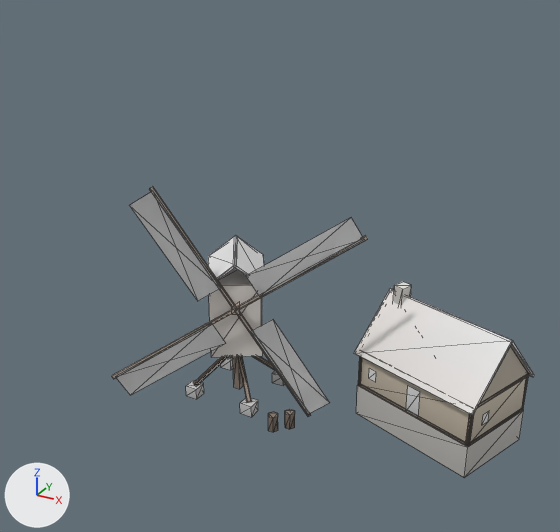
The glTF model game/assets/models/outbuildings/mill_1.glb, before and after one commit.
The view is the same before and after, from a 50 mm camera at (25.3, -39.9, 30.0) aimed at (3.7, -0.6, 10.4). The axes (+X, +Y, +Z) are drawn at lower left. The lights are the same throughout. The older version comes first. Mesh edges are drawn as thin lines. Vertices at exactly the same position are counted once.

In view in the first picture: 'mill_1'.
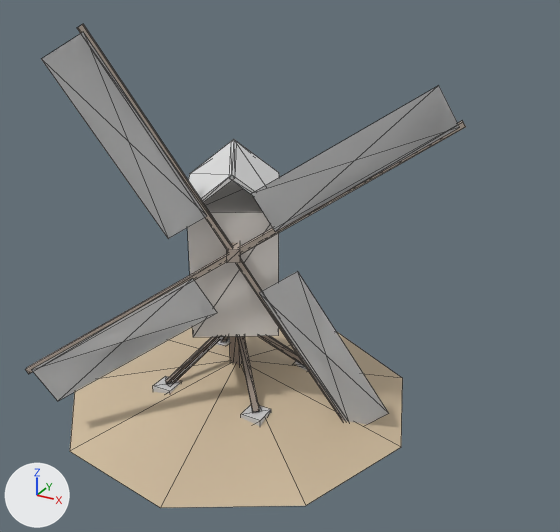
Location of each change, [x1, y1, x2, y2] in pixels of the pictures (560 x 532 px; the box of a moved part takes in the faces that stretch with it):
'mill_1', reshaped (66% taller)
    before: [112, 187, 534, 478]
    after: [26, 24, 466, 508]
part 1 of me_mill_1, moved or reshaped
    before: [209, 268, 263, 357]
    after: [188, 181, 279, 337]
part 2 of me_mill_1, moved or reshaped
    before: [208, 235, 264, 280]
    after: [188, 139, 279, 202]
part 3 of me_mill_1, moved or reshaped
    before: [186, 380, 204, 399]
    after: [153, 376, 180, 394]
part 4 of me_mill_1, moved or reshaped
    before: [220, 357, 233, 370]
    after: [215, 338, 229, 345]
part 5 of me_mill_1, moved or reshaped
    before: [240, 398, 258, 417]
    after: [241, 406, 271, 426]
part 6 of me_mill_1, moved or reshaped
    before: [272, 371, 285, 386]
    after: [294, 361, 309, 372]
part 7 of me_mill_1, moved or reshaped
    before: [193, 357, 227, 385]
    after: [165, 337, 222, 385]
part 8 of me_mill_1, moved or reshaped
    before: [238, 356, 251, 402]
    after: [237, 336, 259, 412]
part 9 of me_mill_1, moved or reshaped (mostly hidden before)
    before: [252, 356, 276, 371]
    after: [258, 336, 304, 365]
part 10 of me_mill_1, moved or reshaped
    before: [233, 356, 243, 389]
    after: [229, 336, 245, 365]
part 11 of me_mill_1, moved or reshaped
    before: [232, 302, 240, 314]
    after: [227, 243, 241, 263]
part 12 of me_mill_1, moved or reshaped
    before: [112, 235, 368, 379]
    after: [26, 121, 466, 374]
part 13 of me_mill_1, moved or reshaped
    before: [150, 187, 311, 416]
    after: [77, 24, 345, 421]
part 14 of me_mill_1, deleted
    before: [115, 191, 534, 478]
part 15 of me_mill_1, added
    after: [32, 32, 459, 508]

The change, as a list of edits to the scene's bpy script:
```text
Change me_mill_1:
    used by ob_mill_1; location = (0.0, 0.0, 0.0)
    remove me_mill_1.from_pydata(...)  # 346 vertices, 458 faces; spans x -5.6..18.8, y -6.7..9.9, z -2.0..15.8
    add me_mill_1.from_pydata(...)  # 160 vertices, 209 faces; spans x -11.5..13.7, y -12.1..12.1, z -1.1..25.3
    me_mill_1 part 1: the loose piece of 8 vertices spanning x -2.6..2.6, y -2.8..2.8, z 3.8..9.0 is scaled about the mesh origin by 1.6
    me_mill_1 part 2: the loose piece of 14 vertices spanning x -2.9..2.9, y -3.2..3.2, z 8.9..10.5 is scaled about the mesh origin by 1.6
    me_mill_1 part 3: the loose piece of 8 vertices spanning x -2.7..-1.8, y -2.7..-1.8, z -0.1..0.7 is scaled about the mesh origin by 1.6
    me_mill_1 part 4: the loose piece of 8 vertices spanning x -2.7..-1.8, y 1.8..2.7, z -0.1..0.7 is scaled about the mesh origin by 1.6
    me_mill_1 part 5: the loose piece of 8 vertices spanning x 1.8..2.7, y -2.7..-1.8, z -0.1..0.7 is scaled about the mesh origin by 1.6
    me_mill_1 part 6: the loose piece of 8 vertices spanning x 1.8..2.7, y 1.8..2.7, z -0.1..0.7 is scaled about the mesh origin by 1.6
    me_mill_1 part 7: the loose piece of 8 vertices spanning x -2.3..0.1, y -2.3..0.1, z 0.6..3.5 is scaled about the mesh origin by 1.6
    me_mill_1 part 8: the loose piece of 8 vertices spanning x -0.1..2.3, y -2.3..0.1, z 0.6..3.5 is scaled about the mesh origin by 1.6
    me_mill_1 part 9: the loose piece of 8 vertices spanning x -0.1..2.3, y -0.1..2.3, z 0.6..3.5 is scaled about the mesh origin by 1.6
    me_mill_1 part 10: the loose piece of 8 vertices spanning x -0.2..0.2, y -0.2..0.2, z 0.0..4.0 is scaled about the mesh origin by 1.6
    me_mill_1 part 11: the loose piece of 8 vertices spanning x 0.9..1.8, y -2.7..-1.7, z 7.3..7.8 is scaled about the mesh origin by 1.6
    me_mill_1 part 12: the loose piece of 12 vertices spanning x -5.6..8.5, y -6.7..1.9, z 2.6..12.5 is scaled about the mesh origin by 1.6
    me_mill_1 part 13: the loose piece of 12 vertices spanning x -2.8..5.7, y -5.0..0.2, z -0.7..15.8 is scaled about the mesh origin by 1.6
    me_mill_1 part 14: 25 loose pieces with 212 vertices, spanning x -5.4..18.8, y -6.6..9.9, z -2.0..15.6, are deleted
    me_mill_1 part 15
    26 vertices are added at x -11.5..13.4, y -12.1..12.1, z -0.8..24.9
    25 new faces join them
    other edits to the shape of me_mill_1 do not show in these pictures
```
